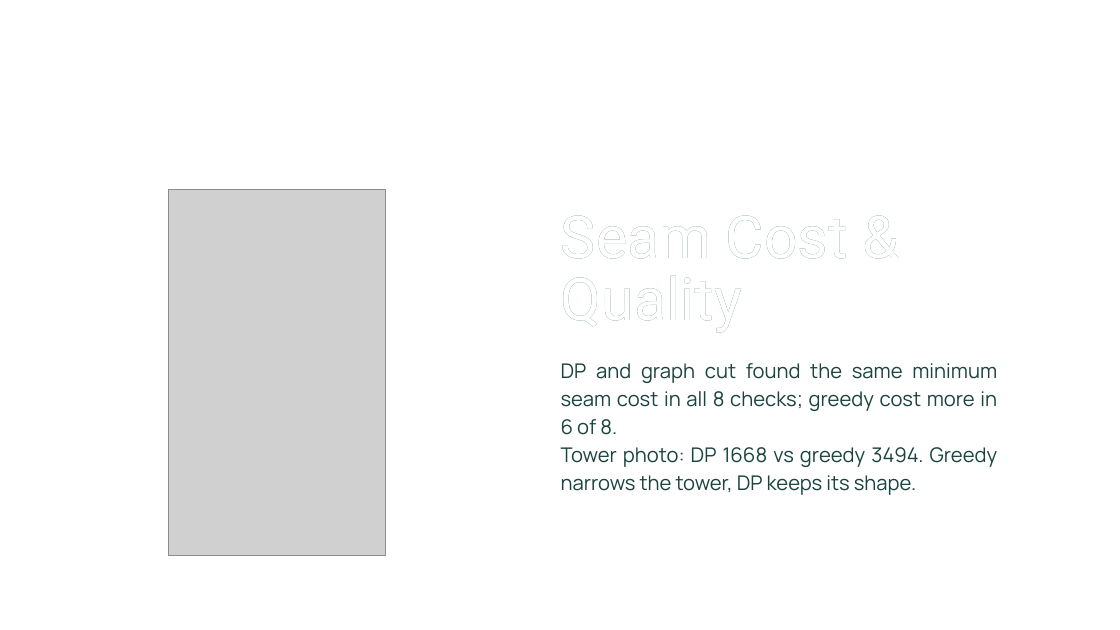
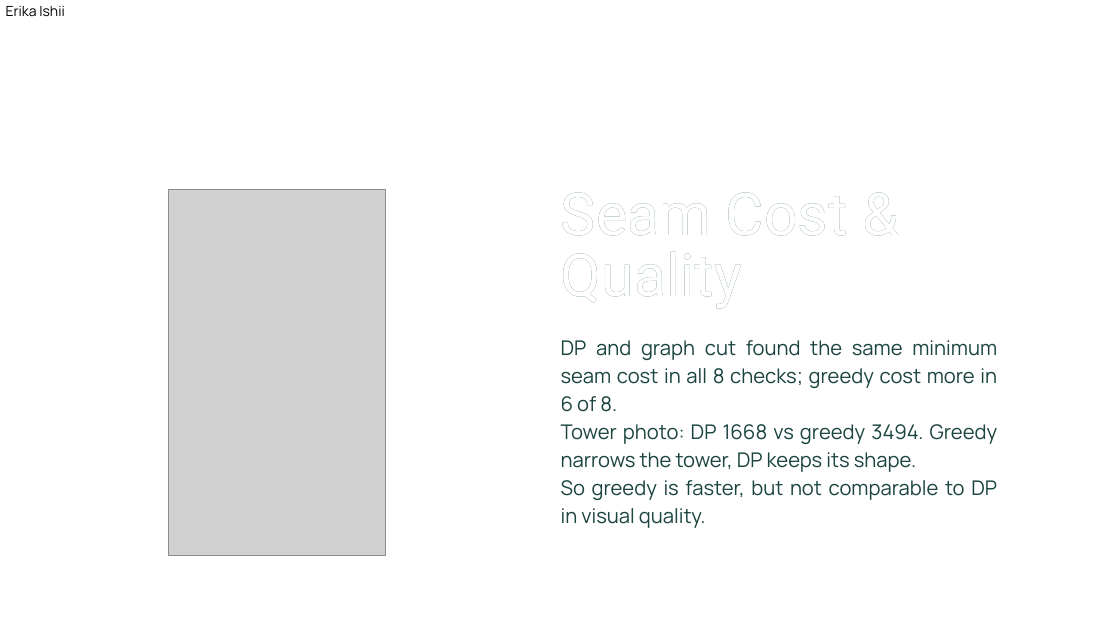
Before and after one commit to elvisshengjie/seam_carving_algorithm_comparison, a slide deck: slide 8 of CSD3130_CSD3131_Presentation.pptx. Drawn at 1120x630 pixels with LibreOffice and Linux fonts; fonts in the diff are those of the drawing; grey boxes stand for pictures; background and template pictures are left out. Boxes give left, top, right and bottom in pixels: in the first picture for what was removed or moved away, otherwise in the second. Text is boxed around its words. In the diff, an @@ line names an element or a change of style, - is before the commit and + after.

Commit message:
Update presentation slides
Slide 3 covers horizontal seams, slide 8 answers whether greedy matches DP in visual quality, and slide 9 adds space complexity.

```diff
--- a/CSD3130_CSD3131_Presentation.pptx
+++ b/CSD3130_CSD3131_Presentation.pptx
@@ text added at (x1=6, y1=6, x2=64, y2=17), 18 pt, text #000000 @@
+Erika Ishii
@@ text "Seam Cost & Quality" moved from (x1=561, y1=215, x2=848, y2=333) to (x1=561, y1=192, x2=848, y2=309) @@
@@ text "Seam Cost & Quality" moved from (x1=561, y1=208, x2=911, y2=348) to (x1=561, y1=185, x2=911, y2=325) @@
@@ text "DP and graph cut found ..." moved from (x1=561, y1=363, x2=998, y2=495) to (x1=561, y1=340, x2=998, y2=528) @@
@@ text at (x1=561, y1=480, x2=997, y2=528): paragraph added @@
+So greedy is faster, but not comparable to DP in visual quality.
```
Also in this commit, not shown: 9 other slides changed.
